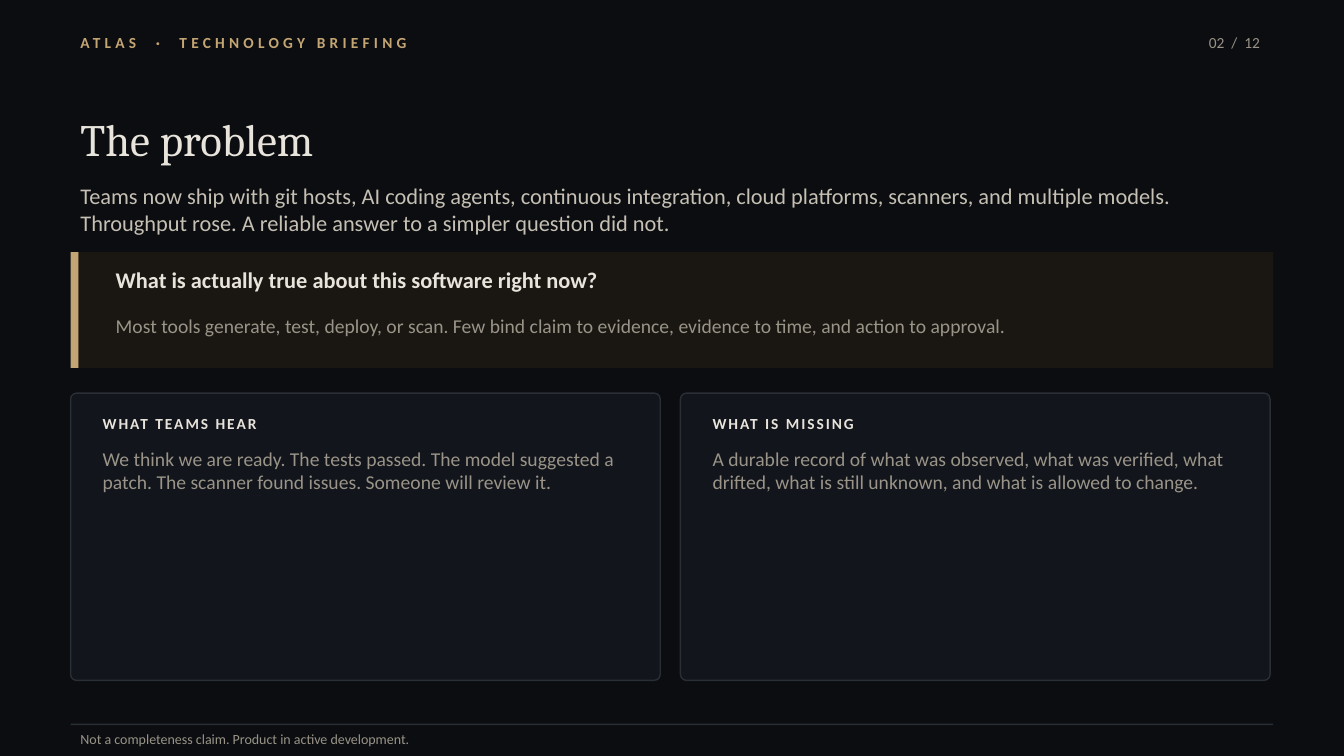
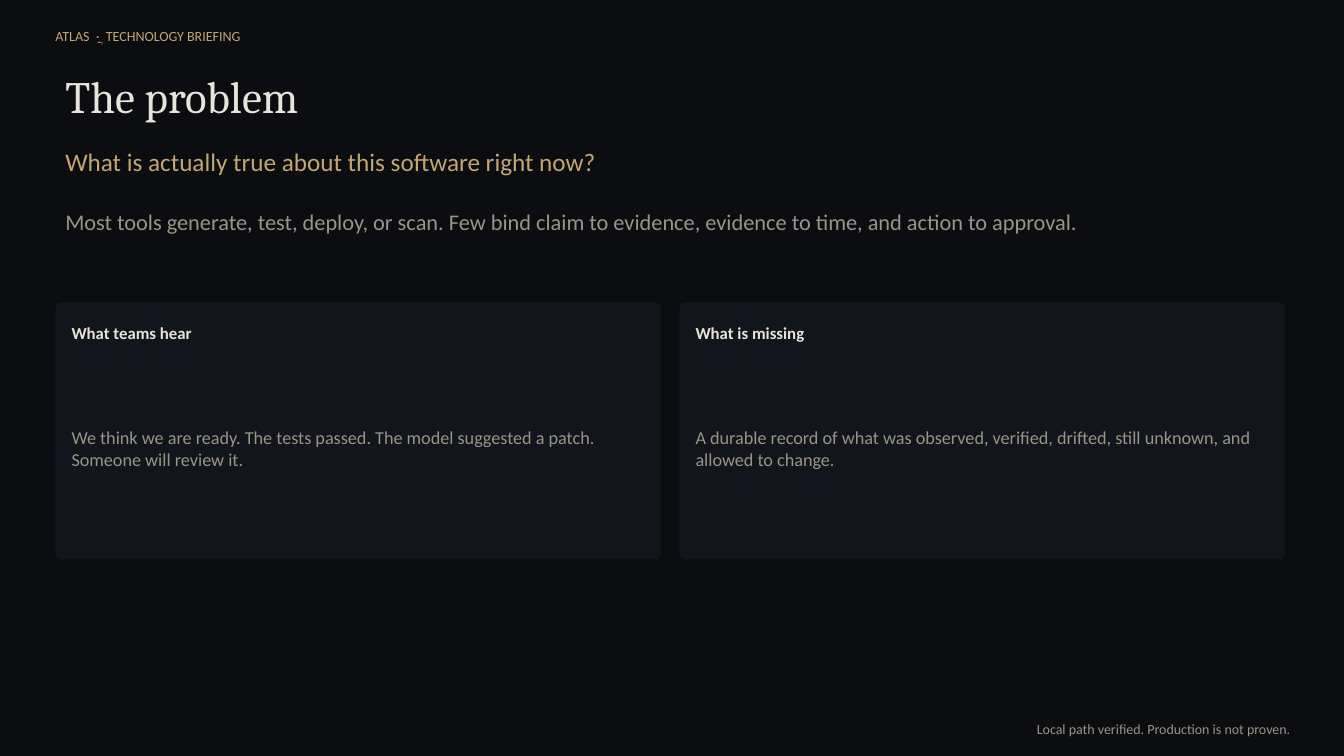
Before and after one commit to relaya17/taqonu, a slide deck: slide 2 of docs/Atlas-Technology-Briefing.pptx. Drawn at 1344x756 pixels with LibreOffice and Linux fonts; fonts in the diff are those of the drawing. Boxes give left, top, right and bottom in pixels: in the first picture for what was removed or moved away, otherwise in the second. Text is boxed around its words. In the diff, an @@ line names an element or a change of style, - is before the commit and + after.

```diff
--- a/docs/Atlas-Technology-Briefing.pptx
+++ b/docs/Atlas-Technology-Briefing.pptx
@@ text at (55, 32, 240, 41): text changed; size 11 to 10 pt; bold off @@
-ATLAS · TECHNOLOGY BRIEFING
+ATLAS ֲ· TECHNOLOGY BRIEFING
@@ text removed at (1209, 38, 1260, 48) @@
-02 / 12
@@ text "The problem": place and size @@
-text "The problem" at (80, 125, 314, 166)
+text "The problem" at (65, 82, 299, 123)
@@ text "What is actually true about ...": place and size @@
-text "What is actually true about ..." at (116, 272, 597, 292)
+text "What is actually true about ..." at (65, 153, 595, 176)
@@ text "What is actually true about ..." at (65, 153, 595, 176): size 16 to 18 pt, text colour #E8E4DC to #C4A574, bold off @@
@@ text "Most tools generate, test, deploy, ...": place and size @@
-text "Most tools generate, test, deploy, ..." at (116, 319, 1005, 337)
+text "Most tools generate, test, deploy, ..." at (65, 214, 1076, 234)
@@ text "Most tools generate, test, deploy, ..." at (65, 214, 1076, 234): size 14 to 16 pt @@
@@ text removed at (80, 188, 1170, 235) @@
-Teams now ship with git hosts, AI coding agents, continuous integration, cloud platforms, scanners, and multiple models. Throughput rose. A reliable answer to a simpler question did not.
@@ rectangle removed at (71, 252, 79, 368) @@
@@ rectangle removed at (79, 252, 1273, 368) @@
@@ rounded rectangle: place and size @@
-rounded rectangle at (71, 393, 660, 681)
+rounded rectangle at (55, 302, 661, 560)
@@ rounded rectangle at (55, 302, 661, 560): outline #2A2E35 1 pt to none; proportions changed @@
@@ text at (72, 327, 192, 339): text changed; size 11 to 12 pt @@
-WHAT TEAMS HEAR
+What teams hear
@@ rounded rectangle at (680, 302, 1286, 560): outline #2A2E35 1 pt to none; proportions changed @@
@@ rounded rectangle: place and size @@
-rounded rectangle at (681, 393, 1270, 681)
+rounded rectangle at (680, 302, 1286, 560)
@@ text at (696, 327, 804, 342): text changed; size 11 to 12 pt @@
-WHAT IS MISSING
+What is missing
@@ text "We think we are ready. ..." at (72, 431, 595, 466): vertical alignment top to middle @@
@@ text "A durable record of what ..." at (696, 431, 1250, 469): vertical alignment top to middle @@
@@ text at (72, 431, 595, 466): text changed; size 14 to 13 pt @@
-We think we are ready. The tests passed. The model suggested a patch. The scanner found issues. Someone will review it.
+We think we are ready. The tests passed. The model suggested a patch. Someone will review it.
@@ text at (696, 431, 1250, 469): text changed; size 14 to 13 pt @@
-A durable record of what was observed, what was verified, what drifted, what is still unknown, and what is allowed to change.
+A durable record of what was observed, verified, drifted, still unknown, and allowed to change.
@@ rectangle removed at (71, 724, 1273, 725) @@
@@ text removed at (80, 734, 410, 746) @@
-Not a completeness claim. Product in active development.
@@ text added at (1037, 724, 1290, 736), 10 pt, text #9A9488 @@
+Local path verified. Production is not proven.
```
Also in this commit, not shown: 5 other slides changed, 7 slides added, 6 slides removed, 59 other files.
